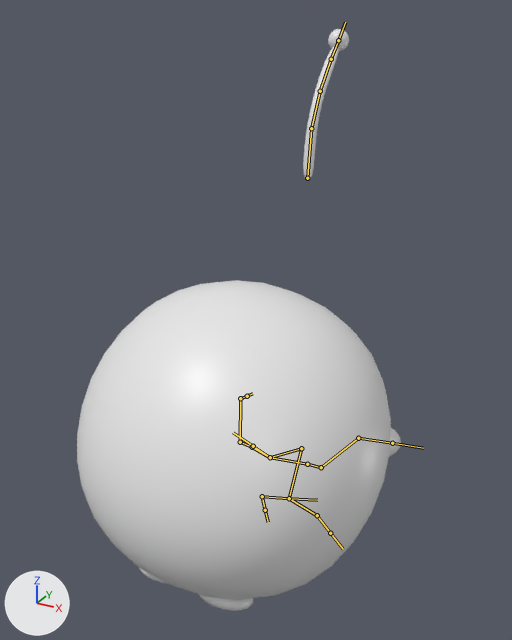
The FBX model Assets/3D Character Test/3D Character/Model/jump.fbx: old version first, new version second.
One viewpoint serves both versions: a camera (50 mm lens) standing at (2.51, -5.48, 4.4) and looking at (-0.1, -0.72, 2.03). Every picture has the same lights, and +X, +Y and +Z are marked at lower left. Both versions are drawn at frame 4 of the action 'Armature|ArmatureAction.001'; the numbers are the values there. The bones that bend it are drawn over the model as lines.
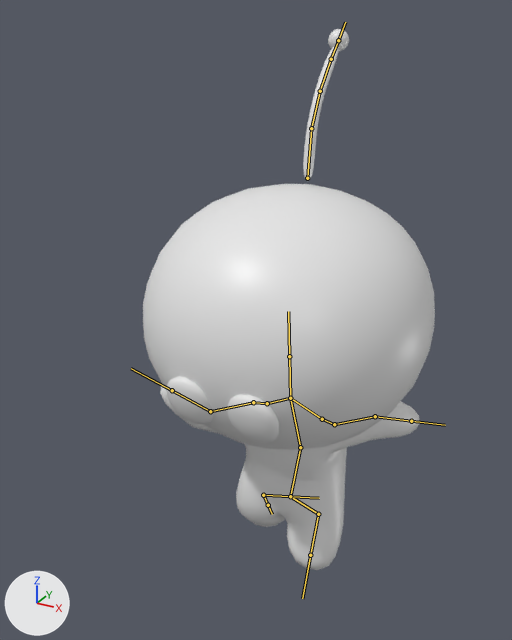
Edits to the scene script, one JSON object a line:
```json
{"block": "bone_left_leg", "where": "bone_left_leg = bpy.data.objects['Armature'].pose.bones['left_leg']"}
{"op": "set", "path": "bone_left_leg.location", "old": "(0.0, 0.0, -0.47)", "new": "(0.0, 0.0, -0.4)"}
{"op": "set", "path": "bone_left_leg.rotation_quaternion", "old": "(0.963, 0.266, 0.047, 0.0)", "new": "(0.898, -0.433, -0.077, 0.0)", "note": "degrees (31, 5, 1) -> degrees (-52, -8, 4)"}
{"block": "bone_left_hip", "where": "bone_left_hip = bpy.data.objects['Armature'].pose.bones['left_hip']"}
{"op": "set", "path": "bone_left_hip.location", "old": "(0.0, 0.0, 0.47)", "new": "(0.0, 0.0, 0.4)"}
{"block": "bone_waist", "where": "bone_waist = bpy.data.objects['Armature'].pose.bones['waist']  # child of 'left_hip'"}
{"op": "set", "path": "bone_waist.rotation_quaternion", "old": "(0.964, -0.266, 0.0, 0.0)", "new": "(0.978, -0.21, 0.0, 0.0)", "note": "degrees (-31, 0, 0) -> degrees (-24, 0, 0)"}
{"block": "bone_chest", "where": "bone_chest = bpy.data.objects['Armature'].pose.bones['chest']  # child of 'waist'"}
{"op": "set", "path": "bone_chest.rotation_quaternion", "old": "(0.664, 0.748, 0.0, 0.0)", "new": "(0.924, 0.381, 0.0, 0.0)", "note": "degrees (97, 0, 0) -> degrees (45, 0, 0)"}
{"block": "bone_right_upper_arm", "where": "bone_right_upper_arm = bpy.data.objects['Armature'].pose.bones['right_upper_arm']  # child of 'right_forearm2'"}
{"op": "set", "path": "bone_right_upper_arm.rotation_quaternion", "old": "(0.677, -0.454, -0.474, -0.333)", "new": "(0.548, -0.228, 0.728, 0.344)", "note": "degrees (-65, -71, -3) -> degrees (-57, 107, -9)"}
{"block": "bone_right_lower_arm", "where": "bone_right_lower_arm = bpy.data.objects['Armature'].pose.bones['right_lower_arm']  # child of 'right_upper_arm'"}
{"op": "set", "path": "bone_right_lower_arm.rotation_quaternion", "old": "(0.792, -0.027, 0.219, 0.569)", "new": "(0.927, -0.016, 0.149, 0.343)", "note": "degrees (13, 22, 74) -> degrees (4, 17, 41)"}
{"block": "bone_left_upper_arm", "where": "bone_left_upper_arm = bpy.data.objects['Armature'].pose.bones['left_upper_arm']  # child of 'left_forearm2'"}
{"op": "set", "path": "bone_left_upper_arm.rotation_quaternion", "old": "(0.735, -0.354, 0.509, 0.276)", "new": "(0.783, -0.332, 0.456, 0.261)", "note": "degrees (-46, 71, 8) -> degrees (-38, 63, 13)"}
{"block": "bone_left_lower_arm", "where": "bone_left_lower_arm = bpy.data.objects['Armature'].pose.bones['left_lower_arm']  # child of 'left_upper_arm'"}
{"op": "set", "path": "bone_left_lower_arm.rotation_quaternion", "old": "(0.787, -0.09, -0.299, -0.532)", "new": "(0.979, -0.103, -0.08, -0.158)", "note": "degrees (12, -34, -72) -> degrees (-10, -11, -17)"}
{"block": "bone_head", "where": "bone_head = bpy.data.objects['Armature'].pose.bones['head']  # child of 'chest'"}
{"op": "set", "path": "bone_head.rotation_quaternion", "old": "(0.985, -0.175, 0.0, 0.0)", "new": "(0.991, -0.134, 0.0, 0.0)", "note": "degrees (-20, 0, 0) -> degrees (-15, 0, 0)"}
{"block": "bone_right_leg", "where": "bone_right_leg = bpy.data.objects['Armature'].pose.bones['right_leg']"}
{"op": "set", "path": "bone_right_leg.location", "old": "(0.0, 0.0, -0.47)", "new": "(0.0, 0.0, -0.4)"}
{"op": "set", "path": "bone_right_leg.rotation_quaternion", "old": "(0.963, 0.266, -0.047, 0.0)", "new": "(0.949, 0.311, -0.055, 0.0)", "note": "degrees (31, -5, -1) -> degrees (36, -6, -2)"}
{"block": "bone_right_hip", "where": "bone_right_hip = bpy.data.objects['Armature'].pose.bones['right_hip']"}
{"op": "set", "path": "bone_right_hip.location", "old": "(0.0, 0.0, 0.47)", "new": "(0.0, 0.0, 0.4)"}
```

Pixel boxes [x1, y1, x2, y2] of what changed, in the pictures (512 x 640 px):
```json
{"object": "Cube", "change": "posed", "before": [77, 280, 391, 600], "after": [143, 184, 435, 450], "on screen": "7% narrower, 17% shorter"}
{"object": "Cube.001", "change": "posed", "before": [389, 428, 401, 457], "after": [160, 384, 420, 570]}
{"object": "Cube.003", "change": "posed", "before": [139, 568, 253, 611], "after": [166, 376, 279, 443]}
{"bone": "left_leg", "before": "(317, 515) to (330, 533)", "after": "(318, 514) to (310, 555)"}
{"bone": "left_hip", "before": "(317, 515) to (289, 498)", "after": "(318, 514) to (290, 496)"}
{"bone": "waist", "before": "(289, 498) to (301, 448)", "after": "(290, 496) to (300, 447)"}
{"bone": "chest", "before": "(301, 448) to (270, 457)", "after": "(300, 447) to (290, 398)"}
{"bone": "right_upper_arm", "before": "(240, 442) to (240, 398)", "after": "(253, 402) to (210, 411)"}
{"bone": "right_lower_arm", "before": "(240, 398) to (247, 396)", "after": "(210, 411) to (172, 390)"}
{"bone": "left_upper_arm", "before": "(321, 467) to (358, 438)", "after": "(334, 424) to (375, 416)"}
{"bone": "left_lower_arm", "before": "(358, 438) to (392, 443)", "after": "(375, 416) to (411, 421)"}
{"bone": "head", "before": "(270, 457) to (253, 446)", "after": "(290, 398) to (289, 356)"}
{"bone": "right_leg", "before": "(262, 496) to (265, 510)", "after": "(263, 495) to (268, 505)"}
{"bone": "right_hip", "before": "(262, 496) to (289, 498)", "after": "(263, 495) to (290, 496)"}
```
